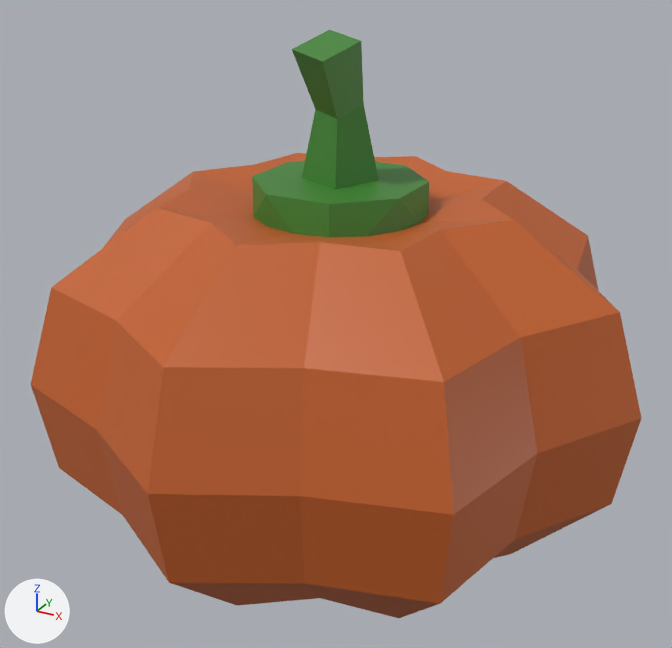
The FBX model Assets/Imports/Models/Reworked/pumpkin_spawn.fbx: old version first, new version second.
Before and after are seen from a camera (50 mm lens) standing at (0.01392, -0.00109, 0.04307) and looking at (0.0095, 0.00695, 0.03905). Lighting does not change. The marker at lower left points along +X, +Y and +Z. Where no turn or scale is listed for an object, it has been applied to the vertices.

The scene before the commit, as lines of its bpy script (objects in view):
```python
mat_pumkin_body = principled_material('Pumkin_Body')
mat_pumkin_body.base_color = (0.549, 0.118, 0.0212)  # orange #c46128
me_cylinder_001 = bpy.data.meshes.new('Cylinder.001')
me_cylinder_001.from_pydata(...)  # 128 vertices, 126 faces; spans x -0.00326..0.00326, y -0.00329..0.00323, z -0.00279..0.00257
# faces by material slot: [99, 27]
me_cylinder_001.materials.append(mat_pumkin_body)  # orange #c46128
me_cylinder_001.materials.append(mat_pumpkin_stem)  # green #418532
ob_pumpkin = bpy.data.objects.new('Pumpkin', me_cylinder_001)
ob_pumpkin.location = (0.00946, 0.00712, 0.03949)
```
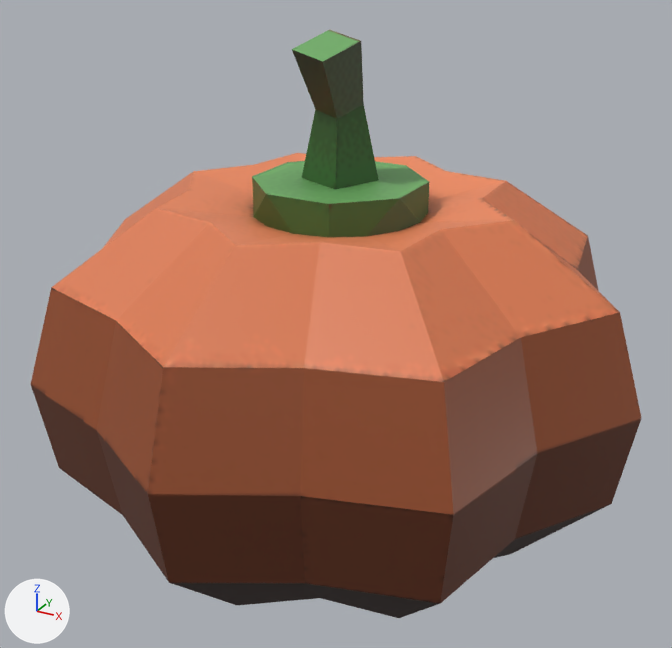
The newer file is also turned or shifted as a whole; pictures and numbers use the older file's frame.

Where the change shows, as pixel boxes (x1, y1, x2, y2) in the pictures (672 x 648 px):
```json
{"object": "Pumpkin", "change": "surface changed", "before": [31, 30, 641, 618], "after": [31, 30, 641, 618]}
```

Scene script edits in JSON lines:
```json
{"op": "add", "block": "img_pumpkin_mat_png", "code": ["img_pumpkin_mat_png = load_image('pumpkin_MAT.png', '../../Materials/pumpkin_MAT.png', 320, 320, 'sRGB')"]}
{"op": "remove", "block": "mat_pumkin_body", "code": "mat_pumkin_body.base_color = (0.549, 0.118, 0.0212)  # orange #c46028"}
{"op": "add", "block": "mat_pumkin_body", "code": "mat_pumkin_body.texture = img_pumpkin_mat_png"}
{"block": "me_cylinder_001", "where": "me_cylinder_001.from_pydata(...)  # 128 vertices, 126 faces; spans x -0.00326..0.00326, y -0.00329..0.00323, z -0.00279..0.00257"}
{"block": "me_cylinder_001", "where": "# used by ob_pumpkin; location = (0.00946, 0.00712, 0.03949)"}
{"block": "me_cylinder_001", "change": "me_cylinder_001 part 1: texture (UV) coordinates of 126 of 126 faces, centred in x -0.0029..0.00285, y -0.00291..0.00289, z -0.00278..0.00246, changed; they spanned u 0.03..0.61, v 0.16..0.98 and now span u 0.0..1.0, v 0.0..1.0"}
```
